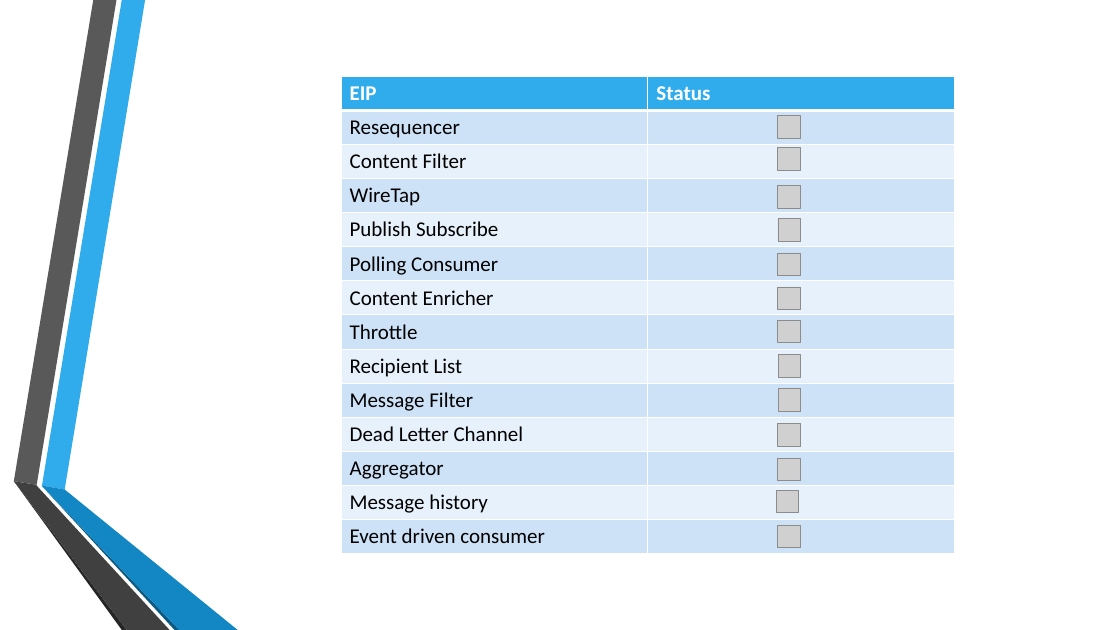
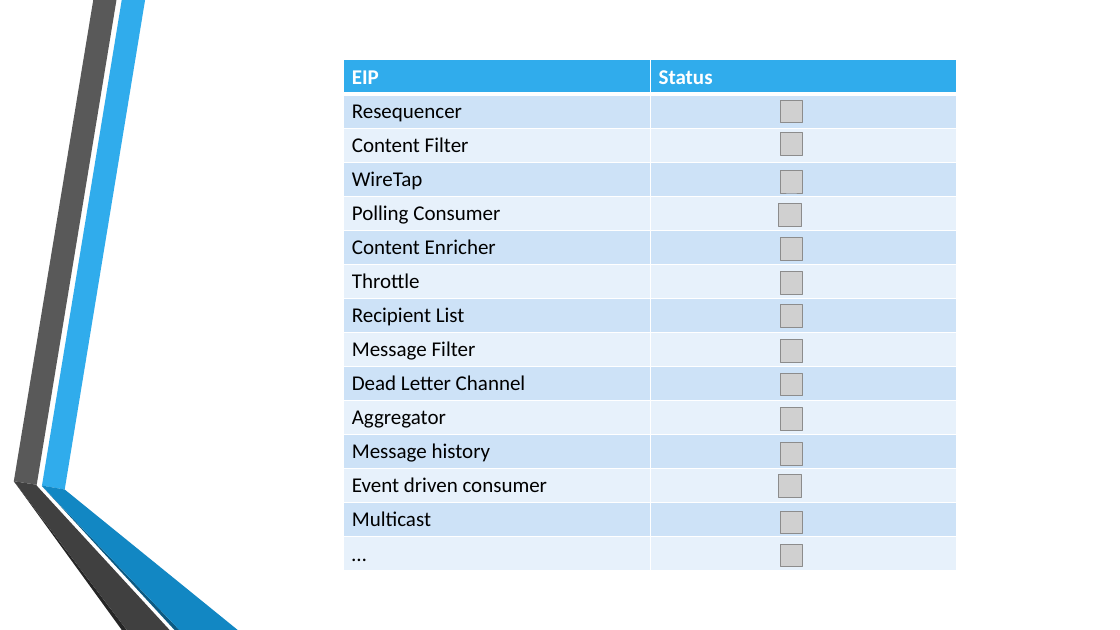
Before and after one commit to pgrutsch/tuwien_ss14_workflow_10, a slide deck: slide 4 of docs/IR2.pptx. Drawn at 1120x630 pixels with LibreOffice and Linux fonts; fonts in the diff are those of the drawing; grey boxes stand for pictures; background and template pictures are left out. Boxes give left, top, right and bottom in pixels: in the first picture for what was removed or moved away, otherwise in the second. Text is boxed around its words. In the diff, an @@ line names an element or a change of style, - is before the commit and + after.

Commit message:
minor changes for ir2

```diff
--- a/docs/IR2.pptx
+++ b/docs/IR2.pptx
@@ table at (344,60,957,571) @@
-row 5: Publish Subscribe | 
+row 14: Multicast | 
+row 15: … | 
@@ table: place and size @@
-table at (341,76,954,554)
+table at (344,60,957,571)
@@ 11 pictures: place and size @@
-11 pictures at (776,116,801,513)
+11 pictures at (779,100,803,497)
@@ picture: place and size @@
-picture at (778,525,801,548)
+picture at (779,203,802,226)
@@ picture removed at (778,218,801,241) @@
@@ picture added at (781,511,803,534) @@
@@ picture added at (781,544,803,567) @@
```
